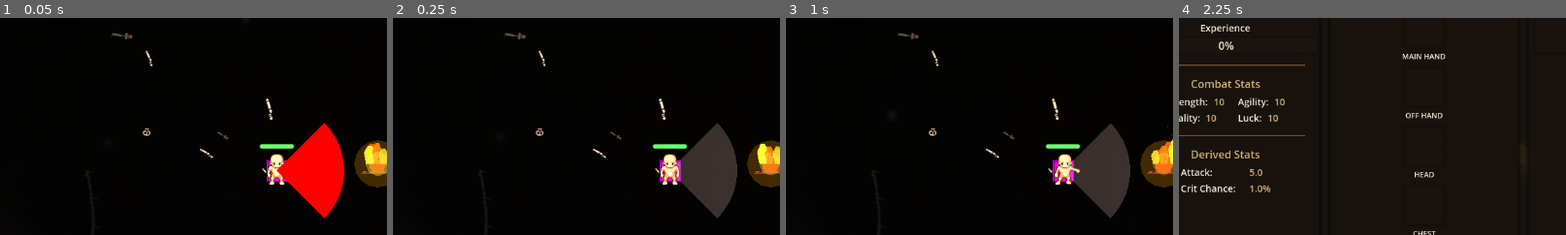
Above: before the commit, frames 1-4 (left to right).
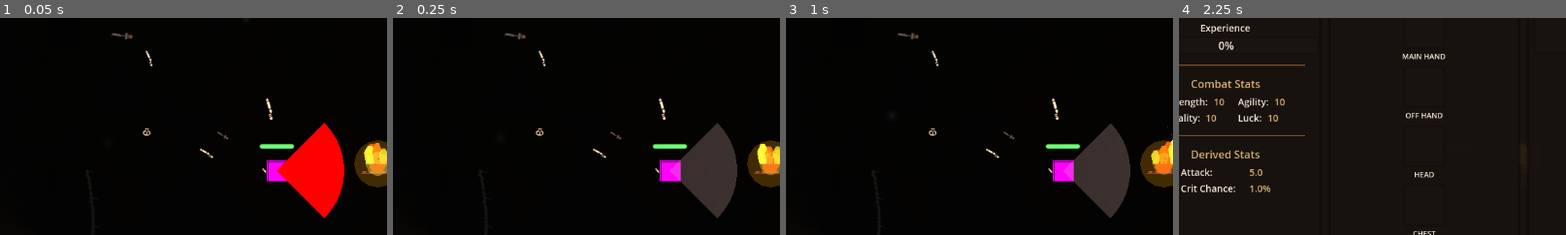
Above: after the commit, the same moments.

Repository: crimes86/godot-combat-game
Game: Godot game, scene res://main.tscn
Same seed, same stepped clock (60 frames per second), same inputs: the game is played once before the commit and once after it.
Inputs (mouse positions are % of the whole screen's width and height, from its top left):
- Up to frame 1 (0.05 s): no input
- Up to frame 2 (0.25 s): no input
- Up to frame 3 (1 s): tap Enter (ui_accept) at 0.5 s; drag from (62, 97) to (63, 50) at 0.52 s
- Up to frame 4 (2.25 s): drag from (30, 55) to (63, 50) at 1.27 s; move the mouse to (60, 28) at 2.02 s; hold D (move_right) from 2.03 s (still down); tap C at 2.1 s
The pictures show only the part of the screen within x 14-64%, y 15-65%; the shares and areas given below are measured in that part.

The runs differ from the first frame. In frame 1, 0.5% of the frame differs, in the area x 68-74%, y 62-78%; in frame 2, 0.6%, in the area x 68-75%, y 62-78%; in frame 3, 0.5%; in frame 4, less than 0.1%.

Commit message:
Fix LPC sprite row mapping - use correct row offsets
LPC sprites use specific row layouts:
- Walk animations: rows 8-11 (up=8, left=9, down=10, right=11)
- Idle animations: rows 8-11 frame 0 (same as walk)
- Slash animations: rows 12-15 (up=12, left=13, down=14, right=15)
- Hurt animation: row 20

Changed from using rows 0-3 to using proper LPC row offsets.
This should fix the pink box issue - sprites were reading from wrong rows.

Generated with [Claude Code](https://claude.com/claude-code)

Co-Authored-By: Claude <noreply@anthropic.com>

Diff:
--- a/scripts/SimpleLPCSprite.gd
+++ b/scripts/SimpleLPCSprite.gd
@@ -5,11 +5,21 @@
 ## NO SPRITE FLIPPING - uses correct row for each direction
 
 # Direction to row mapping (LPC standard)
+# LPC sprites have multiple animation types at different row offsets:
+# - Walk: rows 8-11 (up=8, left=9, down=10, right=11)
+# - Idle: rows 20-23 (up=20, left=21, down=22, right=23) OR use walk frame 0
+# - Slash: rows 12-15 (up=12, left=13, down=14, right=15)
+# - Hurt: row 20 (single direction)
+const WALK_ROW_OFFSET = 8
+const IDLE_ROW_OFFSET = 8  # Use walk animation, frame 0
+const SLASH_ROW_OFFSET = 12
+const HURT_ROW = 20
+
 const DIRECTION_ROWS = {
-	"north": 0,
-	"west": 1,
-	"south": 2,
-	"east": 3
+	"north": 0,  # up
+	"west": 1,   # left
+	"south": 2,  # down
+	"east": 3    # right
 }
 
 # Current state
@@ -28,15 +38,17 @@
 	# Create walk animations for all 4 directions
 	if walk_texture:
 		print("  Creating walk/idle animations...")
-		create_lpc_animation("walk", walk_texture, 9, [1, 2, 3, 4, 5, 6, 7, 8], 10.0)
-		create_lpc_animation("idle", walk_texture, 1, [0], 1.0)
+		create_lpc_animation("walk", walk_texture, WALK_ROW_OFFSET, 9, [1, 2, 3, 4, 5, 6, 7, 8], 10.0)
+		create_lpc_animation("idle", walk_texture, IDLE_ROW_OFFSET, 1, [0], 1.0)
 		print("  Walk/idle animations created")
 	else:
 		print("  ERROR: No walk texture provided!")
 
 	# Create slash animations for all 4 directions
 	if slash_texture:
-		create_lpc_animation("slash", slash_texture, 6, [], 12.0, false)
+		print("  Creating slash animations...")
+		create_lpc_animation("slash", slash_texture, SLASH_ROW_OFFSET, 6, [], 12.0, false)
+		print("  Slash animations created")
 
 	# Create hurt animation (usually only south direction)
 	if hurt_texture:
@@ -50,7 +62,7 @@
 	else:
 		print("  ERROR: idle_south animation not found!")
 
-func create_lpc_animation(anim_name: String, texture: Texture2D, frame_count: int, custom_frames: Array = [], fps: float = 10.0, loop: bool = true):
+func create_lpc_animation(anim_name: String, texture: Texture2D, row_offset: int, frame_count: int, custom_frames: Array = [], fps: float = 10.0, loop: bool = true):
 	"""Create animation for all 4 directions using LPC row-based system"""
 	for dir_name in DIRECTION_ROWS.keys():
 		var anim_key = anim_name + "_" + dir_name
@@ -58,7 +70,8 @@
 		sprite_frames.set_animation_loop(anim_key, loop)
 		sprite_frames.set_animation_speed(anim_key, fps)
 
-		var row = DIRECTION_ROWS[dir_name]
+		var direction_offset = DIRECTION_ROWS[dir_name]
+		var row = row_offset + direction_offset  # e.g., walk_south = 8 + 2 = row 10
 		var frames_to_use = custom_frames if custom_frames.size() > 0 else range(frame_count)
 
 		for frame_idx in frames_to_use:
@@ -76,7 +89,7 @@
 	for frame_idx in range(frame_count):
 		var atlas = AtlasTexture.new()
 		atlas.atlas = texture
-		atlas.region = Rect2(frame_idx * 64, 0, 64, 64)  # Always row 0
+		atlas.region = Rect2(frame_idx * 64, HURT_ROW * 64, 64, 64)  # Row 20
 		sprite_frames.add_frame(anim_name, atlas)
 
 func play_lpc_animation(anim_name: String, direction: String):
